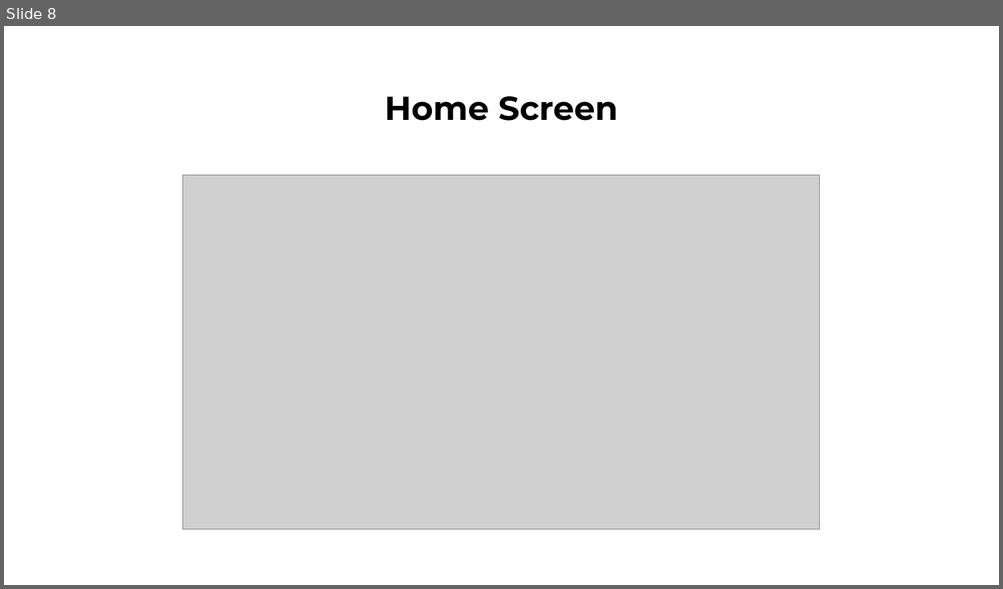
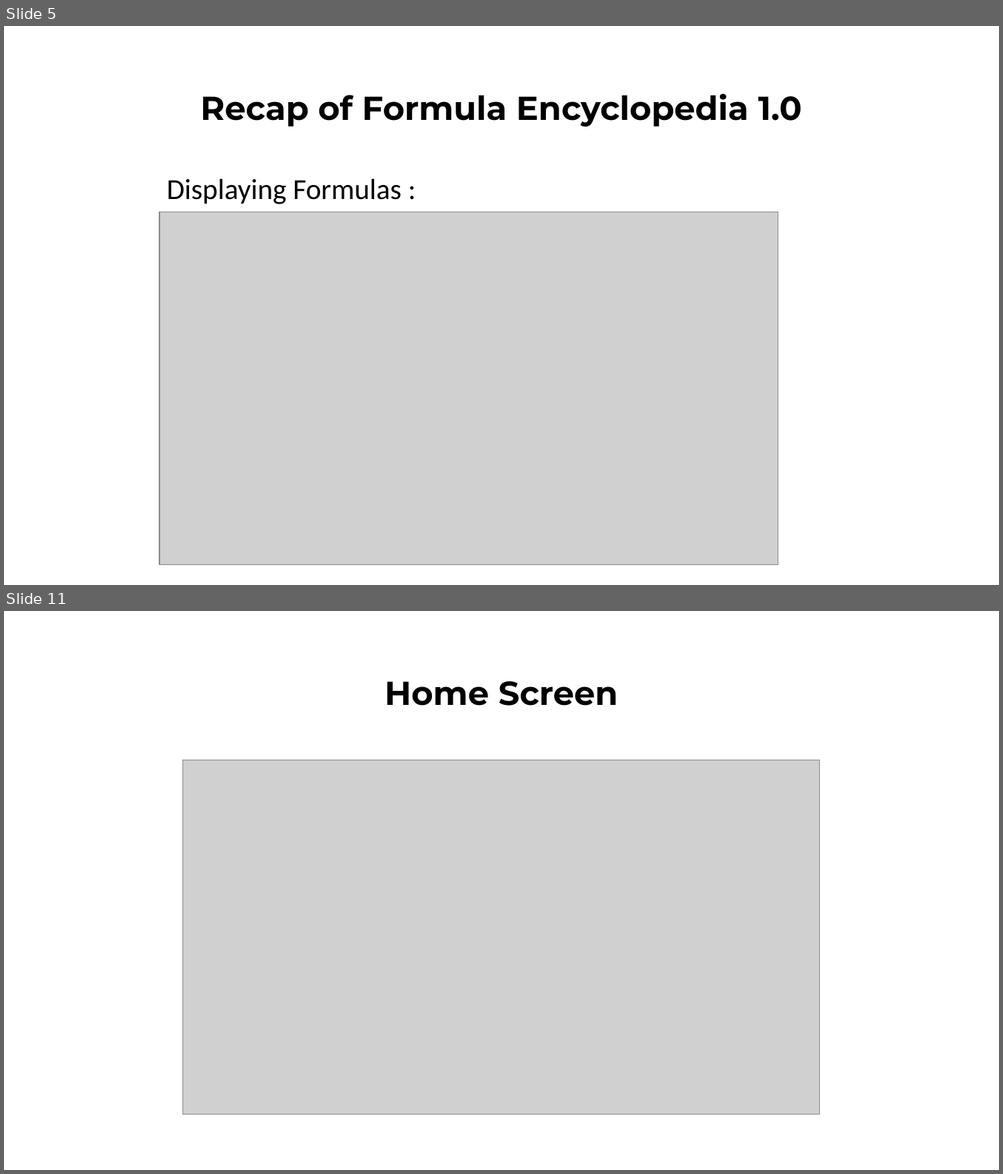
Before and after one commit to AtuLxCE/formula-encyclopaedia, a slide deck: Documentation/Formula Encylopedia 2.0 .pptx. Shown one above the other, each under a label of ours: slide 8 before the commit, slides 5 and 11 after it; the slides between them are not shown. The pictures are 1003x589 and 1003x1174 pixels, drawn with LibreOffice and Linux fonts; fonts in the diff are those of the drawing; grey boxes stand for pictures. Boxes give left, top, right and bottom in pixels: in the first picture for what was removed or moved away, otherwise in the second. Text is boxed around its words. In the diff, an @@ line names an element or a change of style, - is before the commit and + after.

```diff
--- a/Documentation/Formula Encylopedia 2.0 .pptx
+++ b/Documentation/Formula Encylopedia 2.0 .pptx
@@ slide 5 added at box(4, 26, 999, 585), background #FFFFFF @@
@@ title added at box(200, 93, 802, 127), 32 pt, text #000000, bold @@
+Recap of Formula Encyclopedia 1.0
@@ text added at box(167, 178, 401, 204), 28 pt, text #000000 @@
+Displaying Formulas :
@@ picture added at box(159, 212, 778, 565) @@
@@ what was slide 8 is now slide 11 @@
```
Also in this commit, not shown: 8 slides changed, 5 other slides added.
